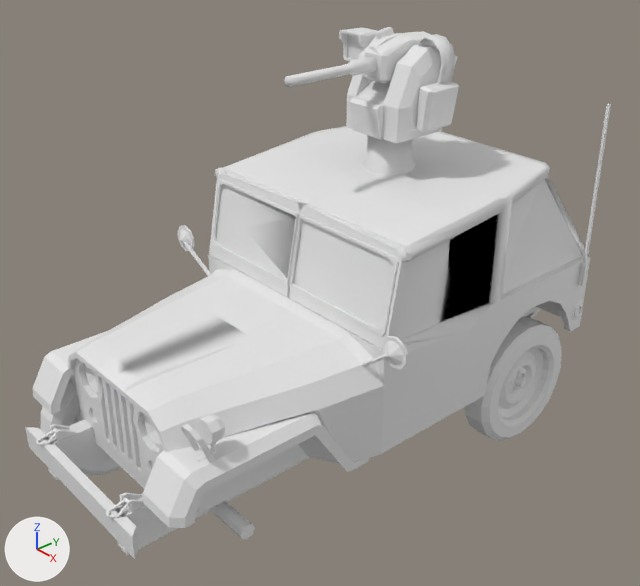
An edit to the Blender file materials/models/jeep/jeep.blend, drawn before and after from the same camera.
One viewpoint serves both versions: a 50 mm camera at (0.851, -0.768, 0.844) aimed at (-0.01, -0.021, 0.259). Every picture has the same lights, and +X, +Y and +Z are marked at lower left. The same objects are shown in both versions, whatever each file hides. Materials are left out; every surface is plain grey.

Objects in the first picture: 'gun', 'jeep', 'turret_base', 'wheel'.
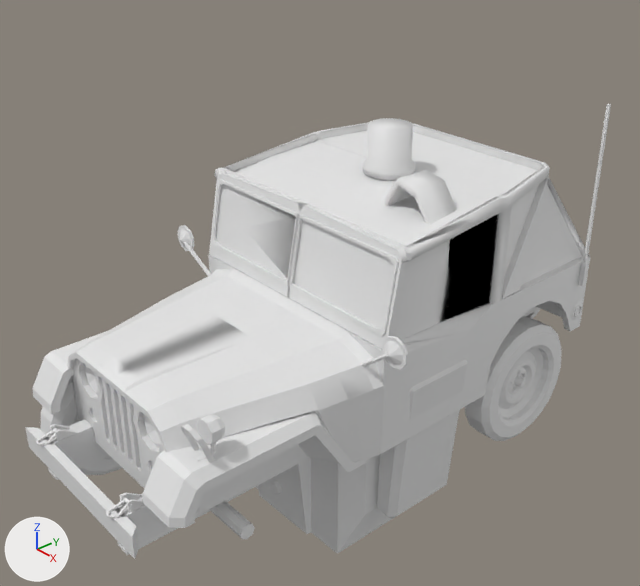
The newer file is also rescaled (x10.21) as a whole; pictures and numbers use the older file's frame.

Pixel boxes [x1, y1, x2, y2] of what changed, in the pictures (640 x 586 px; the box of a moved part takes in the faces that stretch with it):
'turret_base', moved, rescaled (86% wider, 247% taller): before [346, 34, 459, 144]; after [256, 170, 467, 554]
'gun', reshaped: before [284, 27, 435, 87]; after [271, 410, 460, 495]
part 1 of me_cube_001, moved or reshaped (not visible afterwards): before [364, 27, 435, 83]
part 2 of me_cube_001, moved or reshaped (not visible afterwards): before [339, 27, 377, 61]
part 3 of me_cube_001, deleted: before [284, 57, 378, 87]
part 4 of me_cube_023, moved or reshaped: before [73, 128, 543, 514]; after [72, 130, 549, 514]

What the commit changed:
me_cube_001 has 271 vertices, 248 faces and spans x -1.43..0.44, y -1.23..2.83, z -0.86..0.2.
me_cube_001 is used by ob_gun; location (0.0, 0.0, 0.603); scale (0.0671, 0.0671, 0.0671).
me_cube_001 part 1: the loose piece of 47 vertices spanning x -0.41..0.44, y 0.94..2.83, z -0.86..0.2 is scaled about its middle by 1.46, then moved by (0.01, 0.87, -9.14).
me_cube_001 part 2: the loose piece of 160 vertices spanning x -1.43..-0.8, y 1.35..2.03, z -0.63..0.0 is scaled about its middle by 1.46, then moved by (-0.51, 0.78, -9.13).
me_cube_001 part 3: the loose piece of 64 vertices spanning x -0.15..0.15, y -1.23..1.04, z -0.55..-0.26 is deleted.
me_cube_023 is used by ob_jeep; location (0.0, 0.0, 0.0); scale (0.098, 0.098, 0.098).
me_cube_023 had 4022 vertices, 3980 faces and spanned x -2.49..2.49, y -4.42..4.23, z -0.02..5.26.
me_cube_023 now has 4026 vertices, 4010 faces and spans x -2.49..2.49, y -4.42..4.23, z -0.02..5.26.
Part 4, on me_cube_023:
20 vertices are removed from x -1.95..1.95, y -3.67..4.06, z 0.83..4.35.
81 faces are deleted.
4 vertices move from x -1.31..1.95, y -3.67..1.26, z 1.24..2.28 to x -1.32..1.95, y -3.67..1.26, z 1.24..2.28.
18 vertices are added at x -1.95..1.95, y -0.55..2.62, z 2.8..4.28.
6 new vertices lie (0.0, 0.0, -0.1) away from vertices in x -1.84..1.84, y 1.43..2.69, z 4.36..4.38.
111 new faces join them.
Object 'turret_base' (ob_turret_base) moves from (0.0, 0.104, 0.504) to (0.0, 0.0, 0.0).
Object 'turret_base' (ob_turret_base) is rescaled from (0.0448, 0.0448, 0.0234) to (0.098, 0.098, 0.098).
